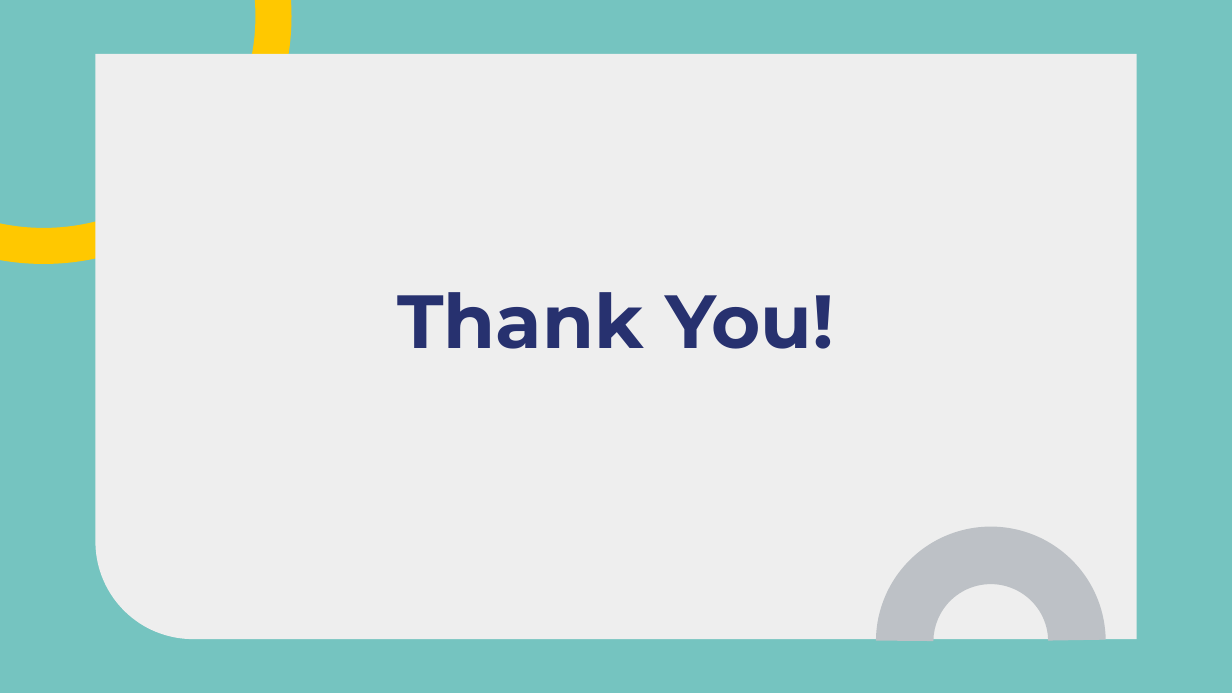
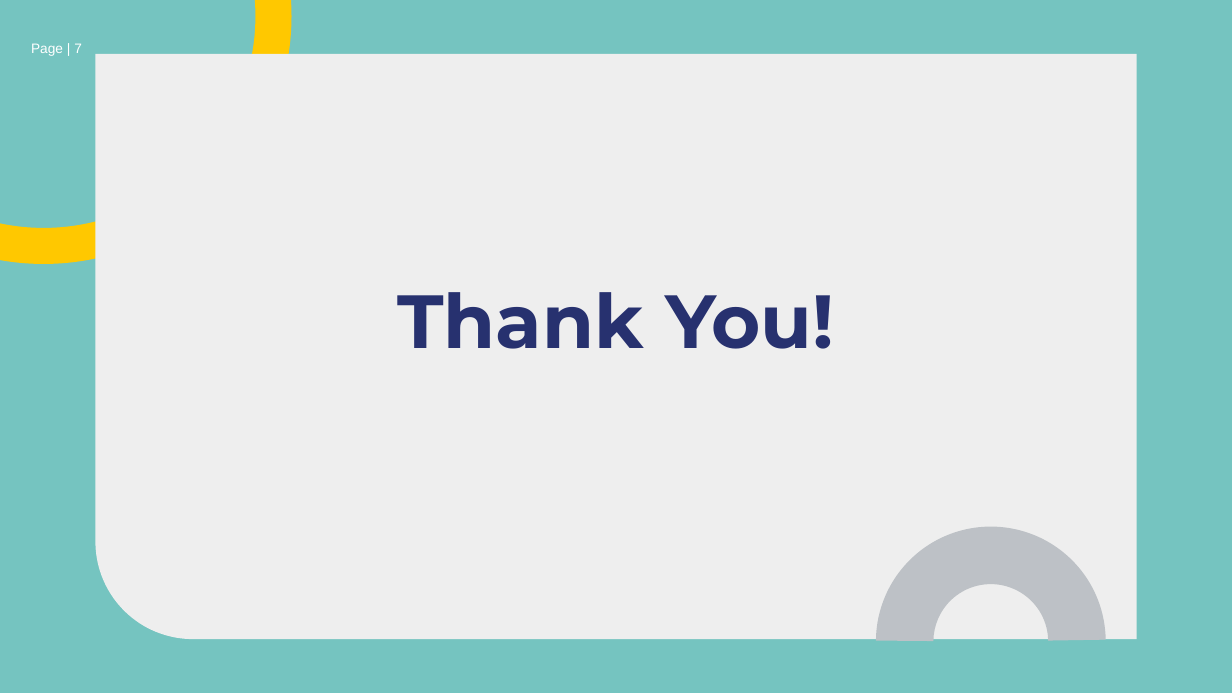
Before and after one commit to SaadDroid/AntiPlagiarism, a slide deck: slide 7 of Report/1108_SPL1_Final.pptx. Drawn at 1232x693 pixels with LibreOffice and Linux fonts; fonts in the diff are those of the drawing. Boxes give left, top, right and bottom in pixels: in the first picture for what was removed or moved away, otherwise in the second. Text is boxed around its words. In the diff, an @@ line names an element or a change of style, - is before the commit and + after.

```diff
--- a/Report/1108_SPL1_Final.pptx
+++ b/Report/1108_SPL1_Final.pptx
@@ text added at <box>31,43,82,56</box>, 8 pt, text #FFFFFF @@
+Page | 7
```
Also in this commit, not shown: 6 other slides changed, 1 other file.
